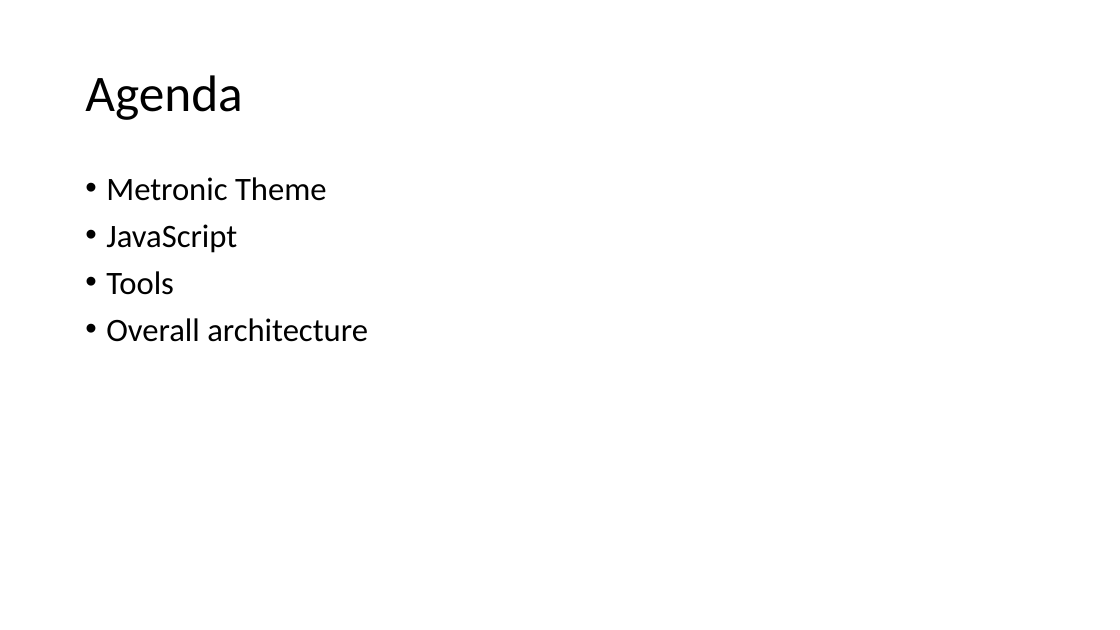
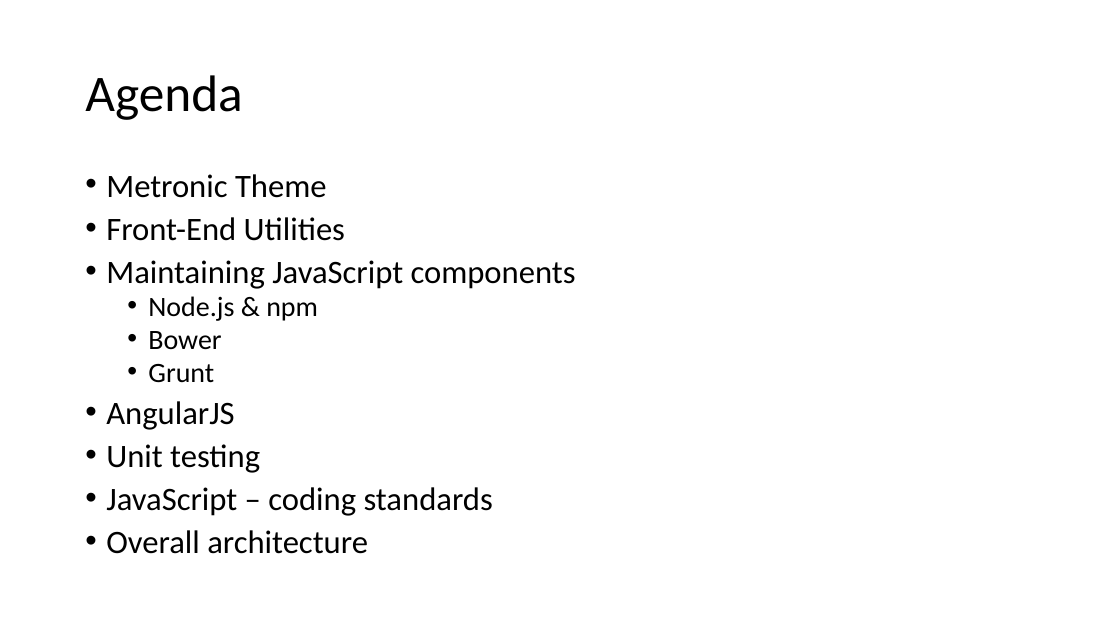
Before and after one commit to artuste/angularjs-json, a slide deck: slide 2 of doc/Presentation_Front_End.pptx. Drawn at 1120x630 pixels with LibreOffice and Linux fonts; fonts in the diff are those of the drawing; background and template pictures are left out. Boxes give left, top, right and bottom in pixels: in the first picture for what was removed or moved away, otherwise in the second. Text is boxed around its words. In the diff, an @@ line names an element or a change of style, - is before the commit and + after.

```diff
--- a/doc/Presentation_Front_End.pptx
+++ b/doc/Presentation_Front_End.pptx
@@ text at (106,174,368,554): line spacing 0.9 to 0.8 @@
@@ text at (106,217,576,516): text changed @@
-• JavaScript
-• Tools
+• Front-End Utilities
+• Maintaining JavaScript components
+  • Node.js & npm
+  • Bower
+  • Grunt
+• AngularJS
+• Unit testing
+• JavaScript – coding standards
```
Also in this commit, not shown: 7 other slides changed, 6 slides added.
